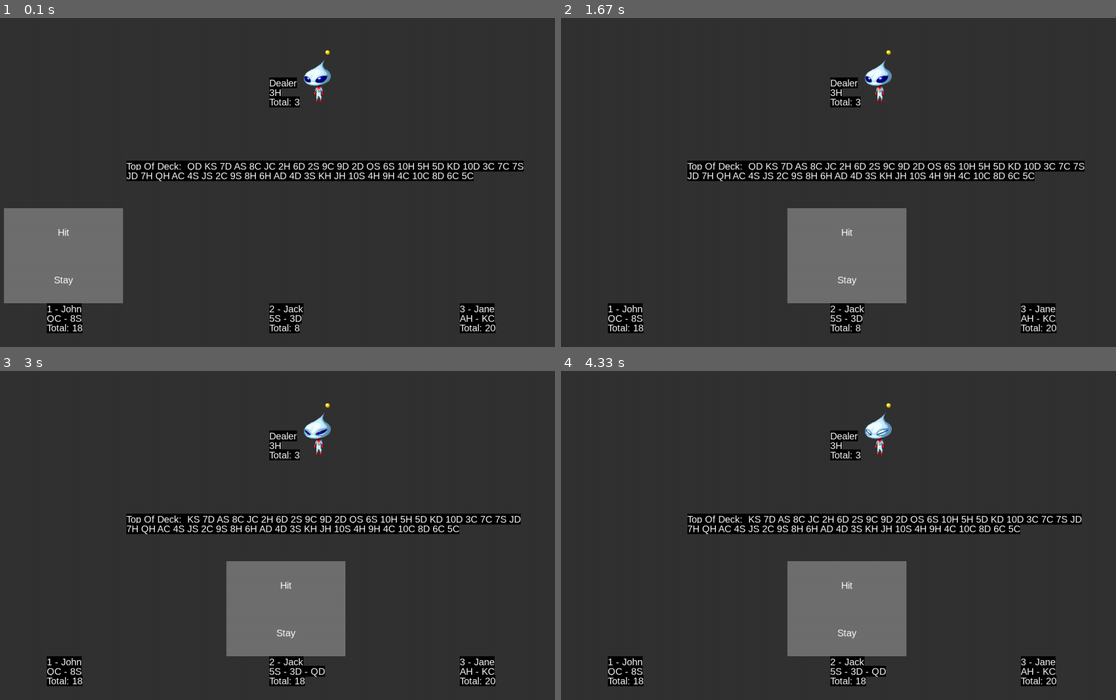
Above: before the commit, frames 1-4 (two rows, left to right).
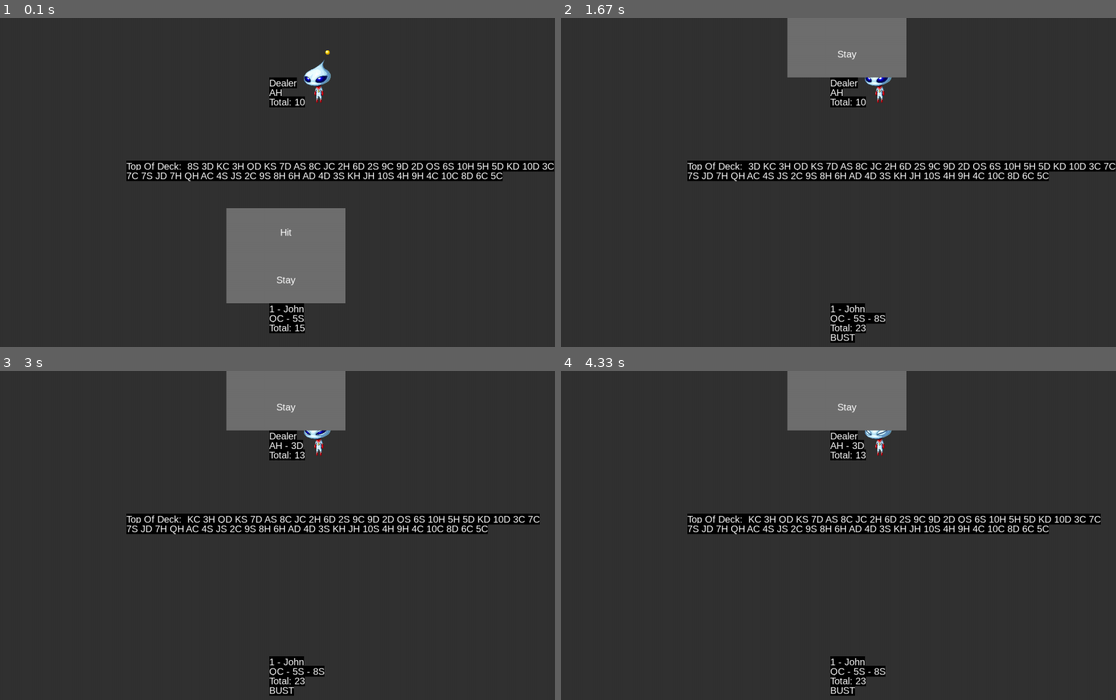
Above: after the commit, the same moments.

Repository: ekoret/blackjack-py
Game: pygame game, started from main.py
Same seed, same stepped clock (60 frames per second), same inputs: the game is played once before the commit and once after it.
Inputs (mouse positions are in pixels of both pictures, inside the frame that each line leads up to):
- Up to frame 1 (0.1 s): no input
- Up to frame 2 (1.67 s): click (810, 225) at 0.38 s; click "Stay" at 0.72 s; click (655, 149) at 1.05 s
- Up to frame 3 (3 s): click "Hit" at 1.88 s; click (244, 660) at 2.22 s
- Up to frame 4 (4.33 s): no input

The runs differ from the first frame. In frame 1, 16% of the frame differs, in the area x 0-100%, y 21-96%; in frame 2, 13%; in frame 3, 13%; in frame 4, 13%.

Commit message:
fix freezing after dealer busts

Diff:
--- a/game.py
+++ b/game.py
@@ -73,8 +73,8 @@
 
     def run_game(self):
         self.add_player("John")
-        self.add_player("Jack")
-        self.add_player("Jane")
+        # self.add_player("Jack")
+        # self.add_player("Jane")
         self.deal_game()
 
         if (len(self.players) == 2):
@@ -88,29 +88,28 @@
             self.players[2].x = (self.settings.screen_width // 2)
             self.players[3].x = (self.settings.screen_width - 200)
 
-        while (True):
-            if (self.game_running):
-                current_player = self.players[self.current_player_turn]
+        while (self.game_running):
+            current_player = self.players[self.current_player_turn]
 
-                if (current_player.get_hand_total() > 21):
-                    if (self.current_player_turn == 0):
-                        # here the game should end
-                        self.game_running = False
+            if (current_player.get_hand_total() > 21):
+                if (self.current_player_turn == 0):
+                    # here the game should end
+                    self.game_running = False
 
-                    current_player.lost = True
-                    self.current_player_turn += 1
-                    if (self.current_player_turn > self.player_count):
-                        self.current_player_turn = 0
-                    continue
+                current_player.lost = True
+                self.current_player_turn += 1
+                if (self.current_player_turn > self.player_count):
+                    self.current_player_turn = 0
+                continue
 
-                self.run_event_loop()
-                self.screen.fill(self.bg_colour)  # draw bg
+            self.run_event_loop()
+            self.screen.fill(self.bg_colour)  # draw bg
 
-                """Draw players and dealer"""
-                self.draw_players()
-                self.draw_dealer()
-                self.table.draw_remaining_cards(300, 300)
-                self.player_menu.draw(current_player)
+            """Draw players and dealer"""
+            self.draw_players()
+            self.draw_dealer()
+            self.table.draw_remaining_cards(300, 300)
+            self.player_menu.draw(current_player)
 
             pygame.display.flip()  # update the screen
             self.clock.tick(self.framerate)  # set the framerate
